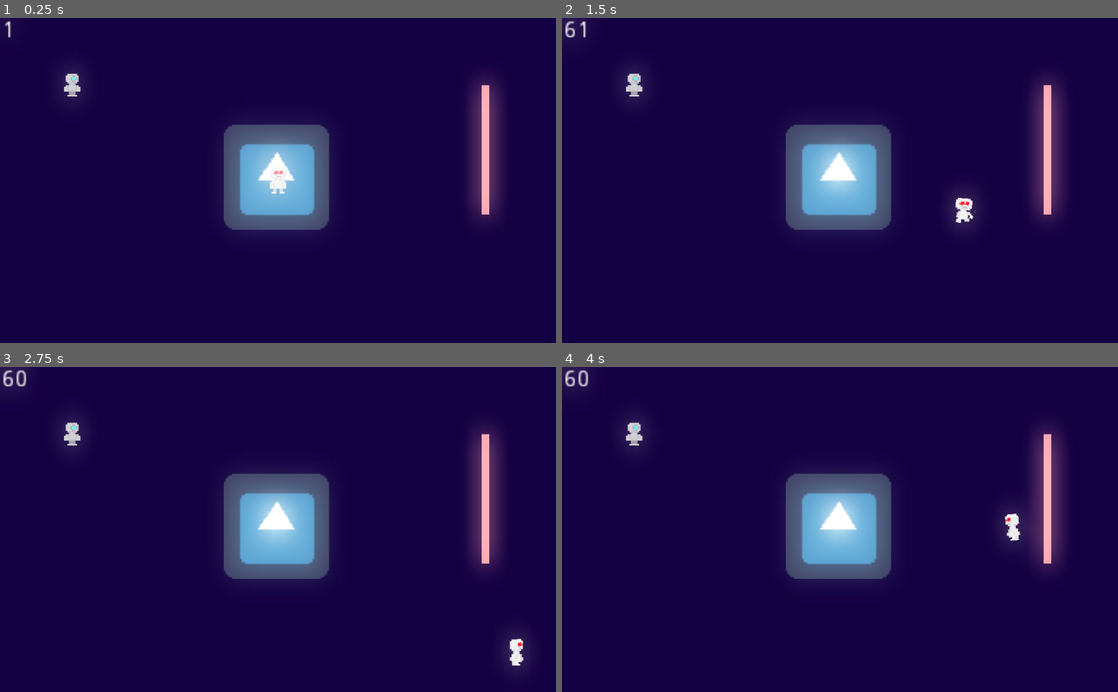
Above: before the commit, frames 1-4 (two rows, left to right).
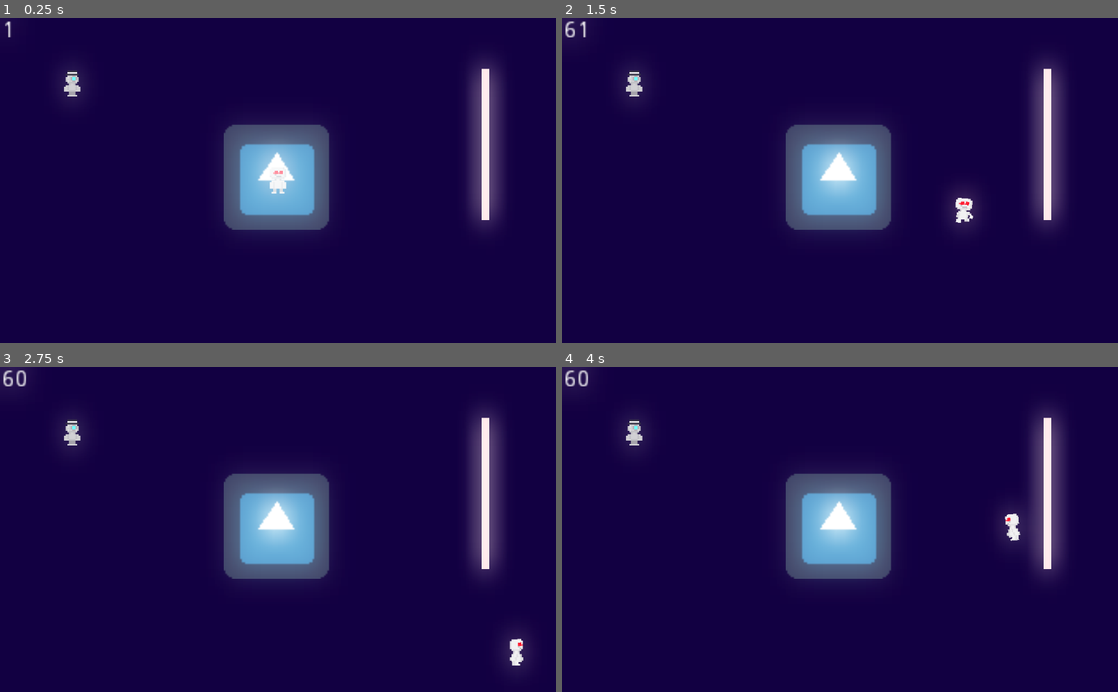
Above: after the commit, the same moments.

Repository: CosmicRayBitFlip/lunetableau
Game: Godot game, scene res://src/scenes/Main.tscn
The game is run twice, just before and just after one commit, with the same random seed, the same clock (stepped at 60 frames per second) and the same inputs. The engine's default icon, where the game draws it, is replaced by a stand-in: a white triangle on a blue panel in a dark square.
Inputs:
- Up to frame 1 (0.25 s): no input
- Up to frame 2 (1.5 s): tap Enter at 0.5 s; hold D (right) 0.53-1.28 s; hold S (down) from 1.28 s (still down)
- Up to frame 3 (2.75 s): release S (down) at 2.03 s; hold D (right) from 2.03 s (still down)
- Up to frame 4 (4 s): release D (right) at 2.78 s; hold W (up) 2.78-3.53 s; hold A (left) from 3.53 s (still down)

The runs differ from the first frame. In frame 1, 0.9% of the frame differs, in the area x 11-90%, y 14-63%; in frame 2, 0.9%; in frame 3, 0.9%; in frame 4, 0.9%.

Commit message:
Renamed 'Mob' to 'NPC'

Diff:
--- a/project.godot
+++ b/project.godot
@@ -10,12 +10,12 @@
 
 _global_script_classes=[ {
 "base": "KinematicBody2D",
-"class": "Mob",
+"class": "NPC",
 "language": "GDScript",
-"path": "res://src/scripts/classdefs/Mob.gd"
+"path": "res://src/scripts/classdefs/NPC.gd"
 } ]
 _global_script_class_icons={
-"Mob": ""
+"NPC": ""
 }
 
 [application]
--- a/src/scenes/Enemy.tscn
+++ b/src/scenes/Enemy.tscn
@@ -1,6 +1,6 @@
 [gd_scene load_steps=2 format=2]
 
-[ext_resource path="res://src/scripts/classdefs/Mob.gd" type="Script" id=1]
+[ext_resource path="res://src/scripts/classdefs/NPC.gd" type="Script" id=1]
 
 [node name="Enemy" type="KinematicBody2D"]
 script = ExtResource( 1 )
--- a/src/scenes/Main.tscn
+++ b/src/scenes/Main.tscn
@@ -22,8 +22,10 @@
 
 [node name="Line2D" parent="." instance=ExtResource( 4 )]
 position = Vector2( 126, 12 )
-scale = Vector2( 4.7805, 4.31307 )
-default_color = Color( 1, 0.62, 0.62, 1 )
+scale = Vector2( 4.78, 4.78 )
+default_color = Color( 1, 0.898039, 0.898039, 1 )
+begin_cap_mode = 1
+end_cap_mode = 1
 
 [node name="WorldEnvironment" type="WorldEnvironment" parent="."]
 environment = SubResource( 1 )
--- a/src/scripts/classdefs/Mob.gd
+++ b/src/scripts/classdefs/NPC.gd
@@ -1,6 +1,6 @@
 extends KinematicBody2D
 
-class_name Mob
+class_name NPC
 
 var hp
 var speed
Binary file changed: assets/img/Enemy.aseprite
Binary file changed: assets/img/Enemy.png
